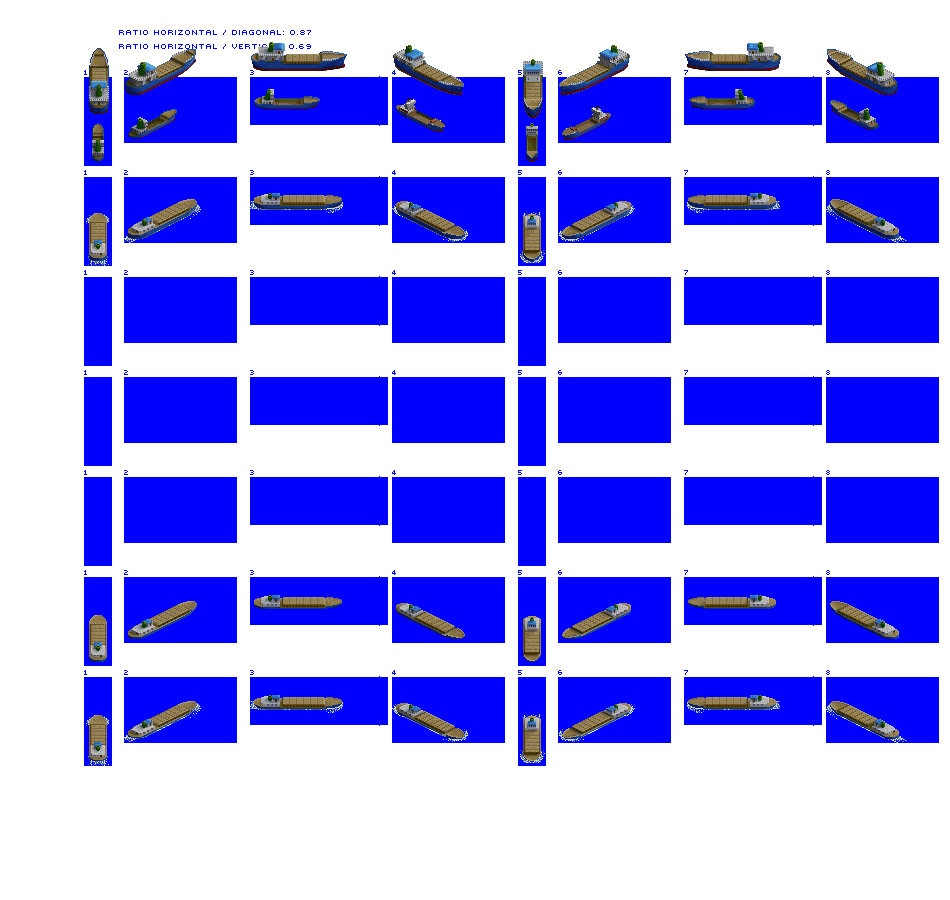
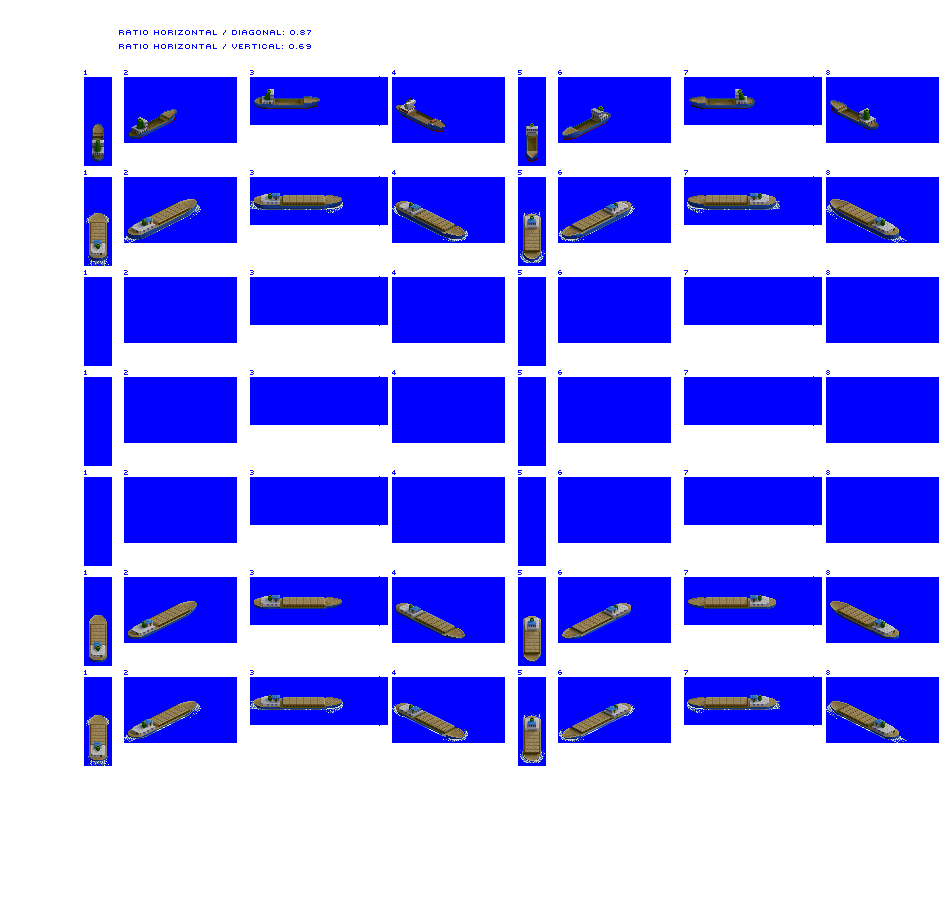
Layer changes from the first 950x900 image to the second:
hid "Layer 2" over [89, 42, 898, 118]
painted on "Trader unloaded" over [562, 106, 611, 140]
